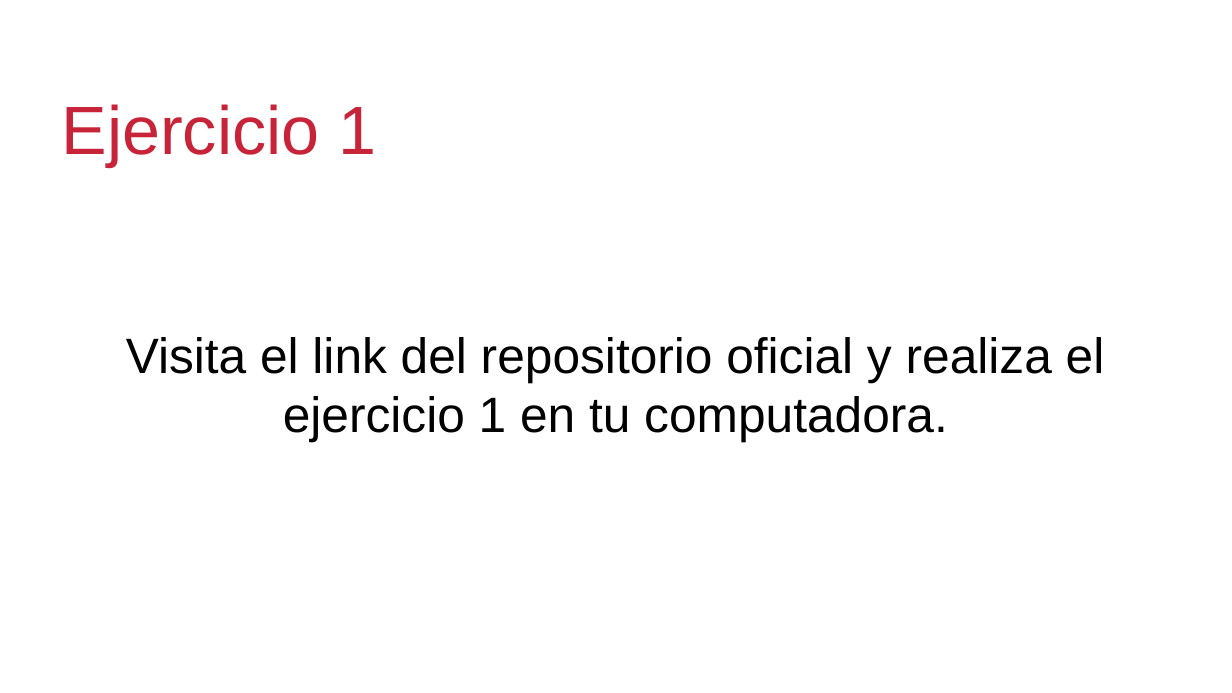
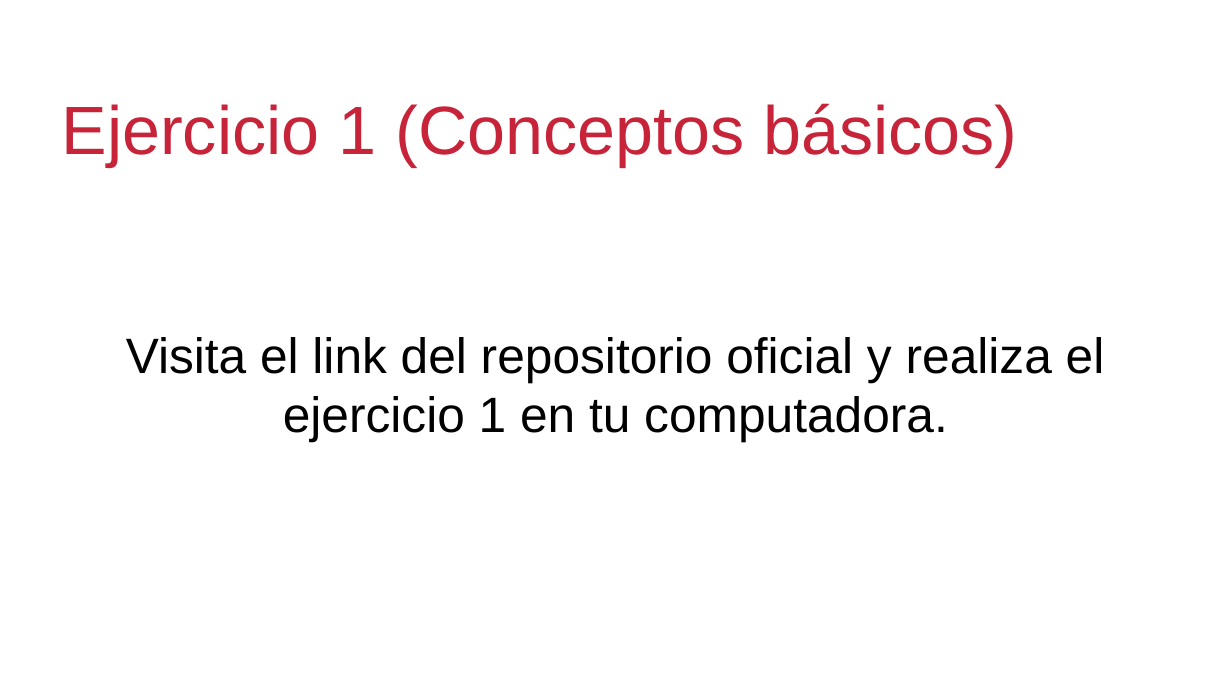
Before and after one commit to DCI-NET/taller-github, a slide deck: slide 10 of presentacion.odp. Drawn at 1232x693 pixels with LibreOffice and Linux fonts; fonts in the diff are those of the drawing; background and template pictures are left out. Boxes give left, top, right and bottom in pixels: in the first picture for what was removed or moved away, otherwise in the second. Text is boxed around its words. In the diff, an @@ line names an element or a change of style, - is before the commit and + after.

Commit message:
:zap: Se terminó el ejercicio 2

```diff
--- a/presentacion.odp
+++ b/presentacion.odp
@@ title at (62,103,1017,166): text changed @@
-Ejercicio 1
+Ejercicio 1 (Conceptos básicos)
```
Also in this commit, not shown: 2 slides added, 1 other file.
